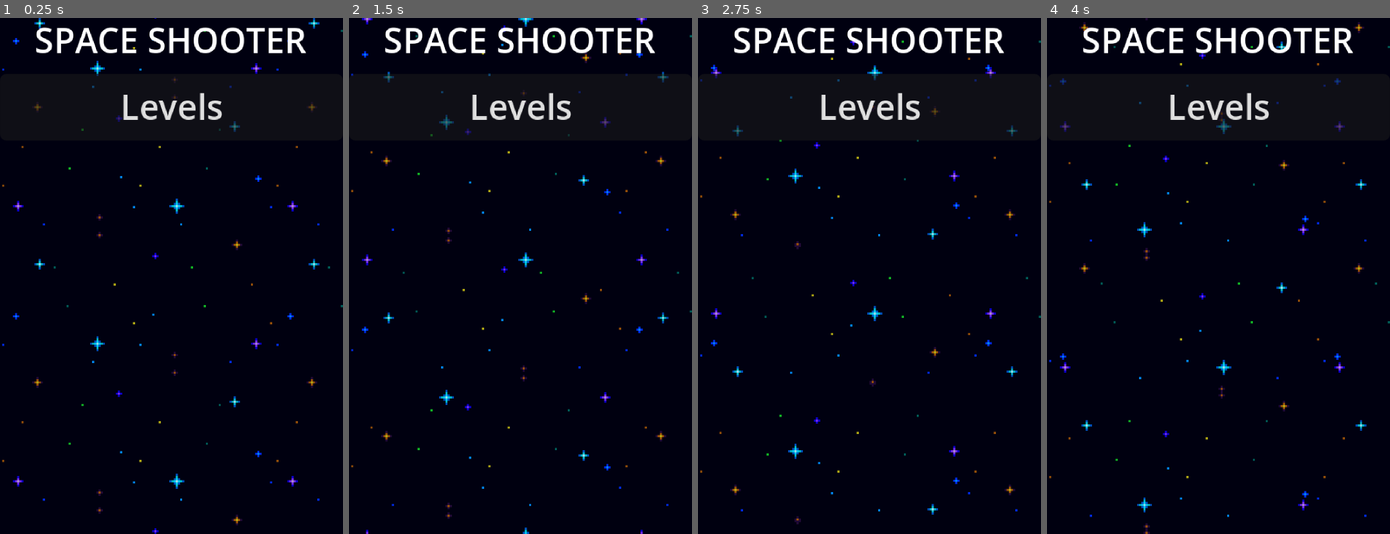
Above: before the commit, frames 1-4 (left to right).
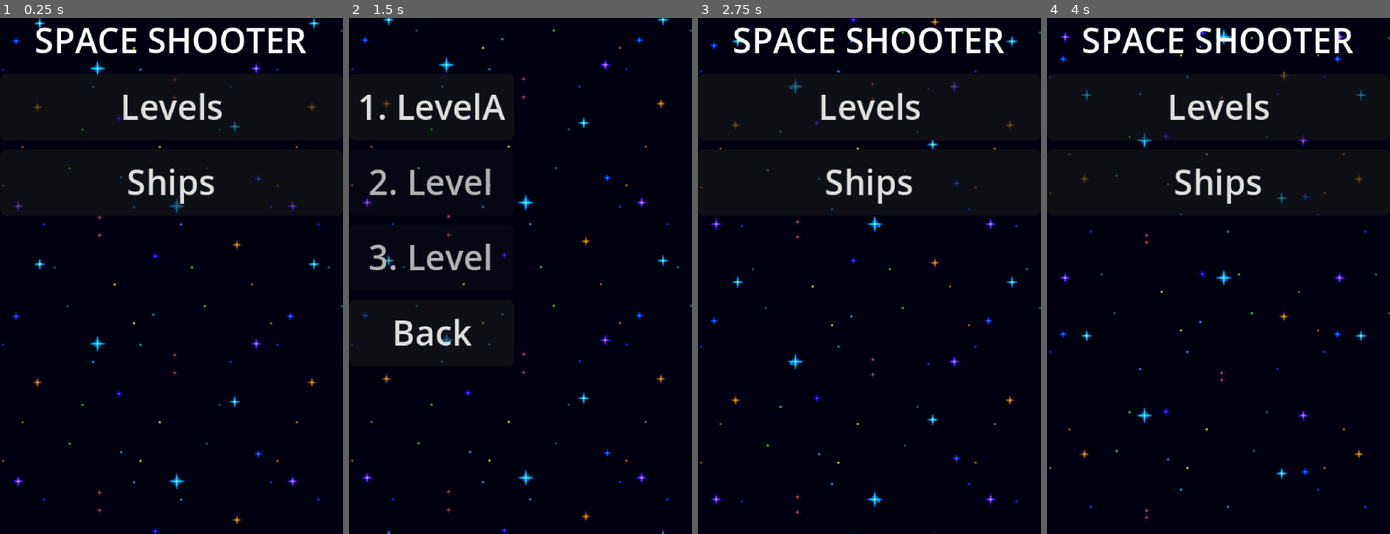
Above: after the commit, the same moments.

Repository: Nicolasult/SpaceShooterPOC
Game: Godot game, scene res://content/ui/main_menu.tscn
The game is run twice, just before and just after one commit, with the same random seed, the same clock (stepped at 60 frames per second) and the same inputs.
Inputs (mouse positions are in pixels of both pictures, inside the frame that each line leads up to):
- Up to frame 1 (0.25 s): no input
- Up to frame 2 (1.5 s): click (520, 183) at 0.5 s, where only the run after the commit has a clickable "Ships"; click (441, 425) at 1.25 s, where only the run after the commit has a clickable "Back"
- Up to frame 3 (2.75 s): click (780, 332) at 2 s, where only the run after the commit has a clickable "Back"
- Up to frame 4 (4 s): hold Right (ui_right) 2.78-3.53 s; hold Down (ui_down) from 3.53 s (still down)

The runs differ from the first frame. In frame 1, 0.8% of the frame differs, in the area x 0-87%, y 28-38%; in frame 2, 6.9%, in the area x 0-100%, y 0-100%; in frame 3, 2.7%; in frame 4, 2.7%.

Commit message:
complete ship swap system

Diff:
--- a/content/player/player.gd
+++ b/content/player/player.gd
@@ -12,6 +12,8 @@
 var _dead: bool = false
 
 func _ready() -> void:
+	add_to_group("player")
+
 	# Connexion à la mort du joueur
 	if _hp and _hp.has_signal("died"):
 		_hp.connect("died", Callable(self, "_on_player_dead"))
--- a/content/ui/main_menu.gd
+++ b/content/ui/main_menu.gd
@@ -2,6 +2,10 @@
 
 func _ready() -> void:
 	$VBox/BtnLevels.pressed.connect(_on_levels)
+	$VBox/BtnShips.pressed.connect(_on_ships)
 
 func _on_levels() -> void:
 	get_tree().change_scene_to_file("res://content/ui/levels_menu.tscn")
+
+func _on_ships() -> void:
+	get_tree().change_scene_to_file("res://content/ui/ships_menu.tscn")
--- a/content/ui/main_menu.tscn
+++ b/content/ui/main_menu.tscn
@@ -32,3 +32,8 @@
 [node name="BtnLevels" type="Button" parent="VBox"]
 layout_mode = 2
 text = "Levels"
+
+[node name="BtnShips" type="Button" parent="VBox"]
+layout_mode = 2
+text = "Ships
+"
--- a/ui/ships_menu.tscn
+++ b/content/ui/ships_menu.tscn
@@ -1,9 +1,10 @@
-[gd_scene load_steps=5 format=3 uid="uid://bu2ekjtgesvxp"]
+[gd_scene load_steps=6 format=3 uid="uid://bu2ekjtgesvxp"]
 
-[ext_resource type="Script" uid="uid://rahu1l75xel3" path="res://ui/ships_menu.gd" id="1_beovi"]
+[ext_resource type="Script" uid="uid://rahu1l75xel3" path="res://content/ui/ships_menu.gd" id="1_beovi"]
 [ext_resource type="Script" uid="uid://cd5nqxu4812v8" path="res://content/ships/ship_info.gd" id="2_2lccp"]
 [ext_resource type="Resource" uid="uid://dxrg56wmft2e0" path="res://content/ships/starter.tres" id="3_w513t"]
 [ext_resource type="Resource" uid="uid://dedd3uwfnf5sv" path="res://content/ships/falcon.tres" id="4_74a34"]
+[ext_resource type="PackedScene" uid="uid://2g5gt6cvs7mi" path="res://content/effects/space_background.tscn" id="5_gfyep"]
 
 [node name="ShipsMenu" type="Control"]
 layout_mode = 3
@@ -14,6 +15,8 @@
 grow_vertical = 2
 script = ExtResource("1_beovi")
 ships = Array[ExtResource("2_2lccp")]([ExtResource("3_w513t"), ExtResource("4_74a34")])
+
+[node name="SpaceBackground" parent="." instance=ExtResource("5_gfyep")]
 
 [node name="VBox" type="VBoxContainer" parent="."]
 layout_mode = 0
@@ -31,3 +34,4 @@
 
 [node name="BtnBack" type="Button" parent="VBox"]
 layout_mode = 2
+text = "Back"
--- a/level_a.gd
+++ b/level_a.gd
@@ -1,47 +1,50 @@
 extends Node2D
 
-@export var spawner_path: NodePath = ^"Spawner"              # référence vers ton Spawner dans la scène
-@export var overlay_path: NodePath = ^"LevelEndOverlay"      # instance de LevelEndOverlay.tscn dans la scène
+# --- Flow / overlay / retour liste niveaux ---
+@export var spawner_path: NodePath = ^"Spawner"
+@export var overlay_path: NodePath = ^"LevelEndOverlay"
 @export var levels_menu_path: String = "res://content/ui/levels_menu.tscn"
-@export var show_delay_sec: float = 2.0                      # durée d’affichage avant retour
-@export var pause_on_end: bool = false                       # met le jeu en pause à la fin si true
+@export var show_delay_sec: float = 2.0
+@export var pause_on_end: bool = false
+
+# --- Spawn du vaisseau sélectionné ---
+@export var player_spawn_path: NodePath = ^"PlayerSpawn"      # place un Marker2D (ou Node2D) dans la scène
+@export var ships_catalog: Array[ShipInfo] = []               # assigne Starter.tres + Falcon.tres (ou plus)
 
 var _spawner: Node = null
 var _overlay: Node = null
 
 func _ready() -> void:
-	# Remise à zéro de l’or du run
-	var prog := get_node_or_null("/root/Progression")
+	# 1) Reset monnaie du run
+	var prog: Node = get_node_or_null("/root/Progression")
 	if prog and prog.has_method("reset_run_coins"):
 		prog.reset_run_coins()
 
-	# Récupère les références
+	# 2) Références UI / flow
 	_spawner = get_node_or_null(spawner_path)
 	_overlay = get_node_or_null(overlay_path)
 
-	# Cache l’overlay au départ (si script LevelEndOverlay fourni)
 	if _overlay and _overlay.has_method("hide_now"):
 		_overlay.hide_now()
 	elif _overlay:
 		_overlay.visible = false
 
-	# Abonne-toi à la fin de level
 	if _spawner and not _spawner.is_connected("level_cleared", Callable(self, "_on_level_cleared")):
 		_spawner.connect("level_cleared", Callable(self, "_on_level_cleared"))
 
+	# 3) Spawn du vaisseau sélectionné
+	_spawn_selected_player()
+
 func _on_level_cleared() -> void:
-	# Pause optionnelle
 	if pause_on_end:
 		get_tree().paused = true
 
-	# Message de fin
 	if _overlay and _overlay.has_method("show_message"):
 		_overlay.show_message("Congratulations!", "Returning to Level Selection…")
 	elif _overlay:
 		_overlay.visible = true
 
-	# Retour différé vers l’écran des niveaux
-	var t := create_tween()
+	var t: Tween = create_tween()
 	t.tween_interval(show_delay_sec)
 	t.finished.connect(_go_back_to_levels)
 
@@ -49,3 +52,36 @@
 	if pause_on_end:
 		get_tree().paused = false
 	get_tree().change_scene_to_file(levels_menu_path)
+
+# -------------------------------
+#        SPAWN DU VAISSEAU
+# -------------------------------
+
+func _spawn_selected_player() -> void:
+	var spawn: Node2D = get_node_or_null(player_spawn_path) as Node2D
+	if spawn == null:
+		push_warning("Level: PlayerSpawn introuvable (node path: %s)" % [String(player_spawn_path)])
+		return
+
+	var prog: Node = get_node_or_null("/root/Progression")
+	var chosen: ShipInfo = null
+	if prog and "selected_ship" in prog:
+		chosen = _shipinfo_by_id(StringName(prog.selected_ship))
+
+	# Fallback: premier de la liste
+	if chosen == null or chosen.scene == null:
+		if ships_catalog.size() > 0:
+			chosen = ships_catalog[0]
+		if chosen == null or chosen.scene == null:
+			push_error("Level: aucun ShipInfo/scene valide pour instancier le Player")
+			return
+
+	var player: Node2D = chosen.scene.instantiate() as Node2D
+	player.global_position = spawn.global_position
+	get_tree().current_scene.add_child(player)
+
+func _shipinfo_by_id(id: StringName) -> ShipInfo:
+	for s in ships_catalog:
+		if s and s.id == id:
+			return s
+	return null
--- a/level_a.tscn
+++ b/level_a.tscn
@@ -1,17 +1,20 @@
-[gd_scene load_steps=10 format=3 uid="uid://by3mhndoqjshx"]
+[gd_scene load_steps=12 format=3 uid="uid://by3mhndoqjshx"]
 
 [ext_resource type="Script" uid="uid://c8yrmck8mr0kj" path="res://level_a.gd" id="1_cok7h"]
 [ext_resource type="PackedScene" uid="uid://bexqof1csimsb" path="res://gameplay/spawning/spawner.tscn" id="1_frwqc"]
 [ext_resource type="Script" uid="uid://dv3wx3aqf8rns" path="res://gameplay/spawning/wave.gd" id="2_n6cyk"]
+[ext_resource type="Script" uid="uid://cd5nqxu4812v8" path="res://content/ships/ship_info.gd" id="2_np7es"]
+[ext_resource type="Resource" uid="uid://dxrg56wmft2e0" path="res://content/ships/starter.tres" id="3_cok7h"]
+[ext_resource type="Resource" uid="uid://dedd3uwfnf5sv" path="res://content/ships/falcon.tres" id="4_b52hd"]
 [ext_resource type="Resource" uid="uid://dn52loom37b8e" path="res://gameplay/spawning/level_a/wave_a1/wave1.tres" id="4_va7m1"]
 [ext_resource type="Script" uid="uid://iil5tspmd1jy" path="res://ui/wave_banner.gd" id="5_fcqga"]
-[ext_resource type="PackedScene" uid="uid://dht6gjcl43n1b" path="res://content/player/player.tscn" id="6_va7m1"]
 [ext_resource type="PackedScene" uid="uid://2g5gt6cvs7mi" path="res://content/effects/space_background.tscn" id="7_w3qxq"]
 [ext_resource type="PackedScene" uid="uid://qkqmthai0gcw" path="res://content/ui/hud_health.tscn" id="11_np7es"]
 [ext_resource type="PackedScene" uid="uid://csp7hr8hyrpbr" path="res://content/levels/level_end_overlay.tscn" id="12_cok7h"]
 
 [node name="LevelA" type="Node2D"]
 script = ExtResource("1_cok7h")
+ships_catalog = Array[ExtResource("2_np7es")]([ExtResource("3_cok7h"), ExtResource("4_b52hd")])
 
 [node name="HUDHealth" parent="." instance=ExtResource("11_np7es")]
 visible = false
@@ -37,7 +40,7 @@
 offset_right = 40.0
 offset_bottom = 23.0
 
-[node name="Player" parent="." instance=ExtResource("6_va7m1")]
+[node name="LevelEndOverlay" parent="." instance=ExtResource("12_cok7h")]
+
+[node name="PlayerSpawn" type="Marker2D" parent="."]
 position = Vector2(80, 205)
-
-[node name="LevelEndOverlay" parent="." instance=ExtResource("12_cok7h")]
Renamed: ui/ships_menu.gd -> content/ui/ships_menu.gd
Renamed: ui/ships_menu.gd.uid -> content/ui/ships_menu.gd.uid
